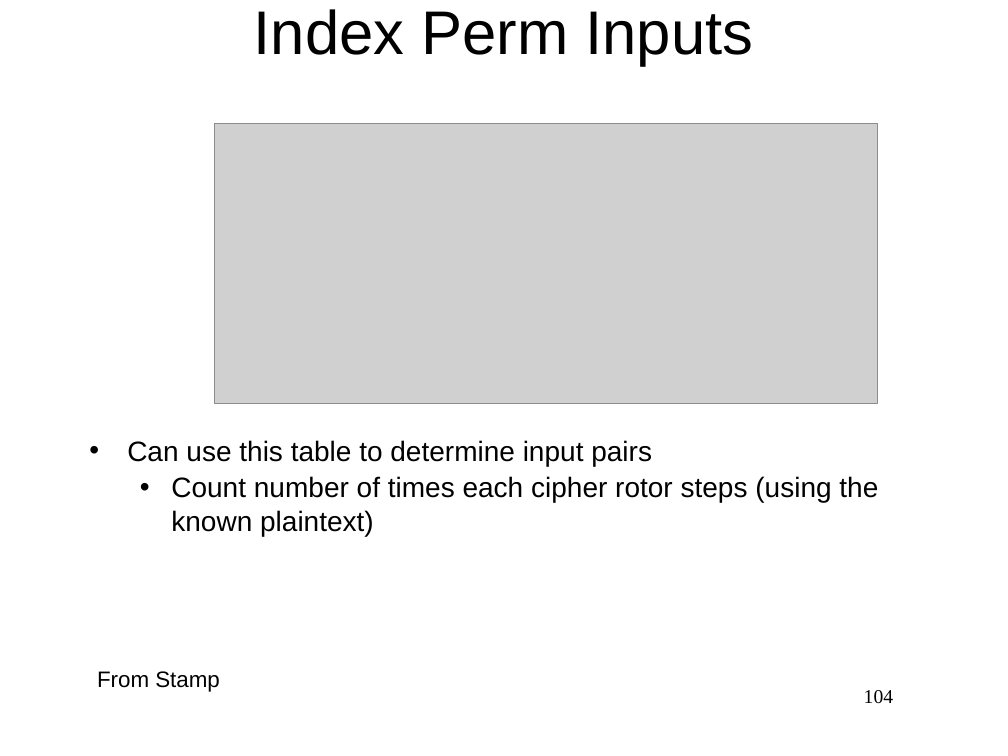
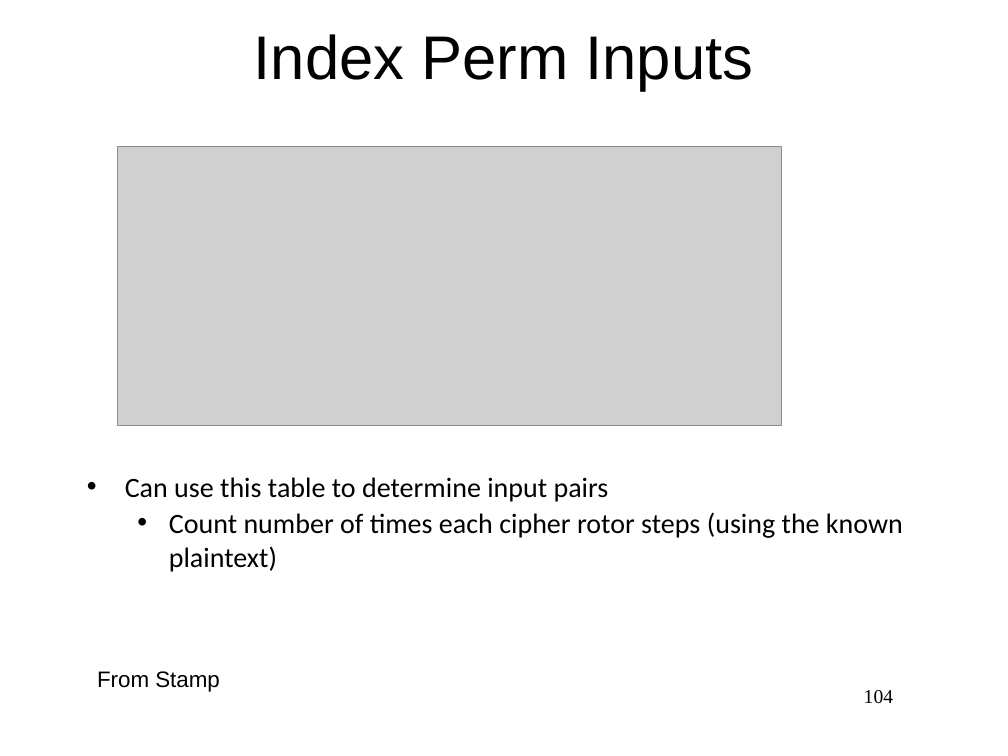
Before and after one commit to jlmucb/class_notes, a slide deck: slide 104 of BerkeleyClass/CS290Spring2013/Lectures/Cryptoclass2.pptx. Drawn at 1008x756 pixels with LibreOffice and Linux fonts; fonts in the diff are those of the drawing; grey boxes stand for pictures. Boxes give left, top, right and bottom in pixels: in the first picture for what was removed or moved away, otherwise in the second. Text is boxed around its words. In the diff, an @@ line names an element or a change of style, - is before the commit and + after.

```diff
--- a/BerkeleyClass/CS290Spring2013/Lectures/Cryptoclass2.pptx
+++ b/BerkeleyClass/CS290Spring2013/Lectures/Cryptoclass2.pptx
@@ title "Index Perm Inputs": place and size @@
-title "Index Perm Inputs" at <box>254,9,754,65</box>
+title "Index Perm Inputs" at <box>254,34,754,91</box>
@@ picture: place and size @@
-picture at <box>214,124,877,403</box>
+picture at <box>118,146,781,425</box>
@@ text "Can use this table to ...": place and size @@
-text "Can use this table to ..." at <box>127,440,878,536</box>
+text "Can use this table to ..." at <box>125,477,903,572</box>
@@ text "Can use this table to ..." at <box>125,477,903,572</box>: font Arial to Calibri @@
```
Also in this commit, not shown: 52 other slides changed, 19 other files.
